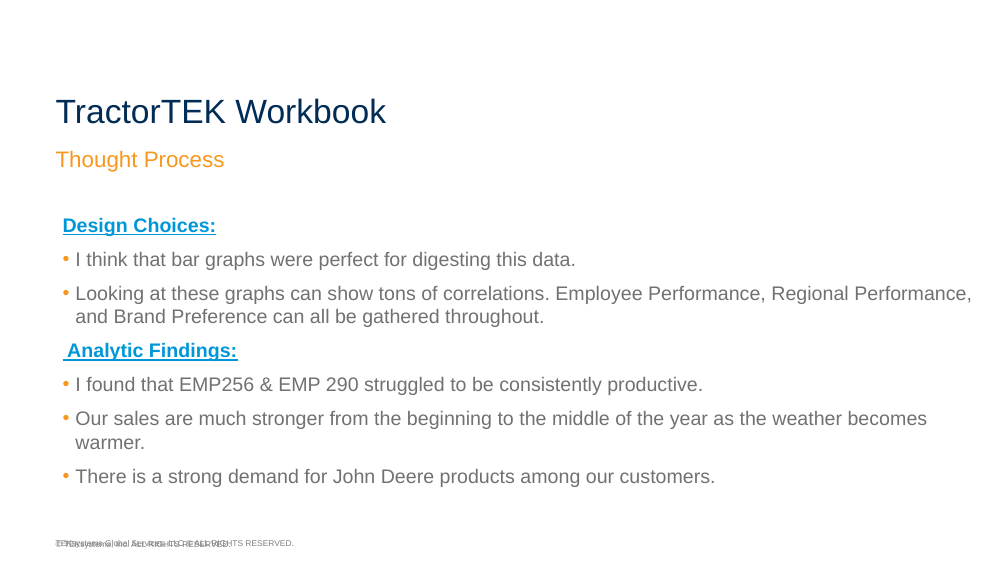
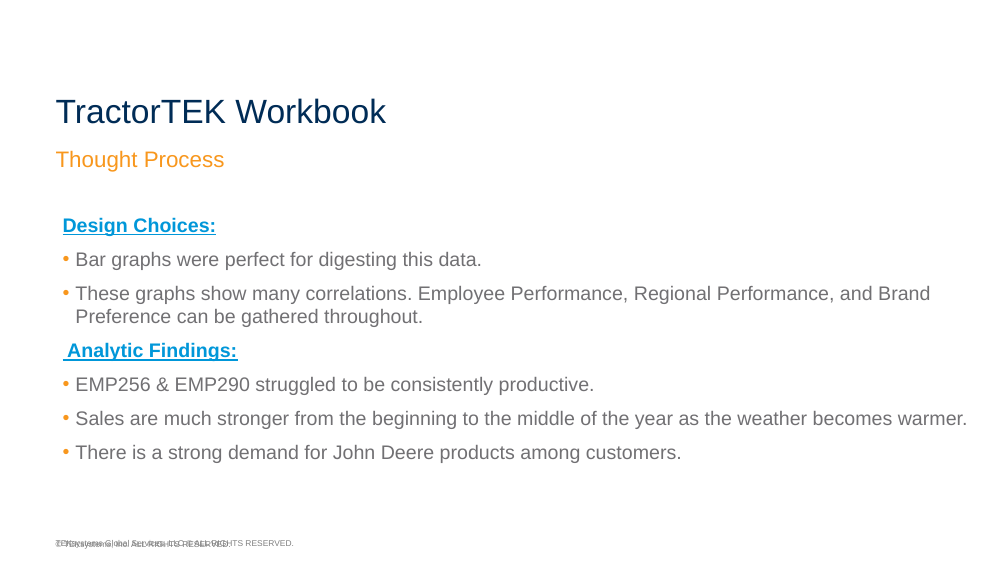
Before and after one commit to nategatz3/tek-gatz-capstone1, a slide deck: slide 6 of CapPres/CapPresentation.pptx. Drawn at 1008x567 pixels with LibreOffice and Linux fonts; fonts in the diff are those of the drawing; background and template pictures are left out. Boxes give left, top, right and bottom in pixels: in the first picture for what was removed or moved away, otherwise in the second. Text is boxed around its words. In the diff, an @@ line names an element or a change of style, - is before the commit and + after.

```diff
--- a/CapPres/CapPresentation.pptx
+++ b/CapPres/CapPresentation.pptx
@@ text at <box>75,252,930,327</box>: text changed @@
-• I think that bar graphs were perfect for digesting this data.
-• Looking at these graphs can show tons of correlations. Employee Performance, Regional Performance, and Brand Preference can all be gathered throughout.
+• Bar graphs were perfect for digesting this data.
+• These graphs show many correlations. Employee Performance, Regional Performance, and Brand Preference can be gathered throughout.
@@ text at <box>75,377,968,463</box>: text changed @@
-• I found that EMP256 & EMP 290 struggled to be consistently productive.
-• Our sales are much stronger from the beginning to the middle of the year as the weather becomes warmer.
-• There is a strong demand for John Deere products among our customers.
+• EMP256 & EMP290 struggled to be consistently productive.
+• Sales are much stronger from the beginning to the middle of the year as the weather becomes warmer.
+• There is a strong demand for John Deere products among customers.
```
Also in this commit, not shown: 2 other slides changed.
